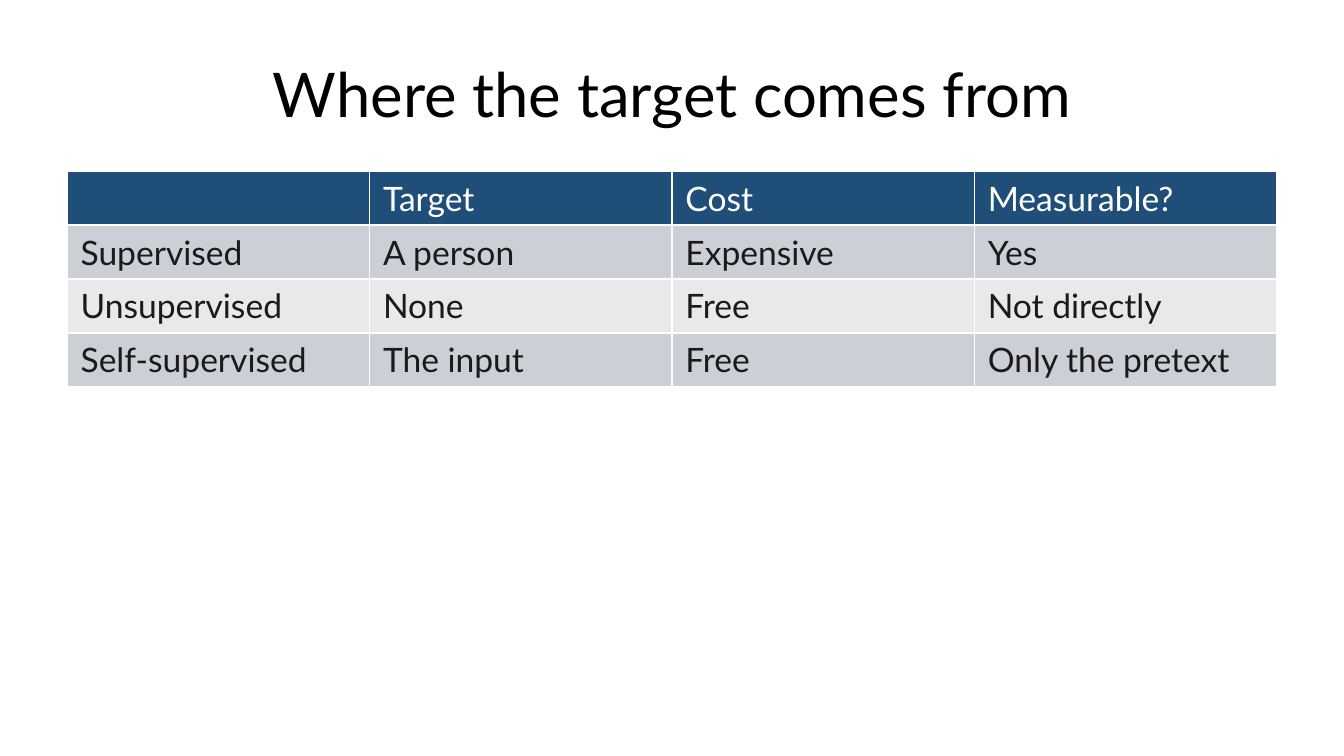
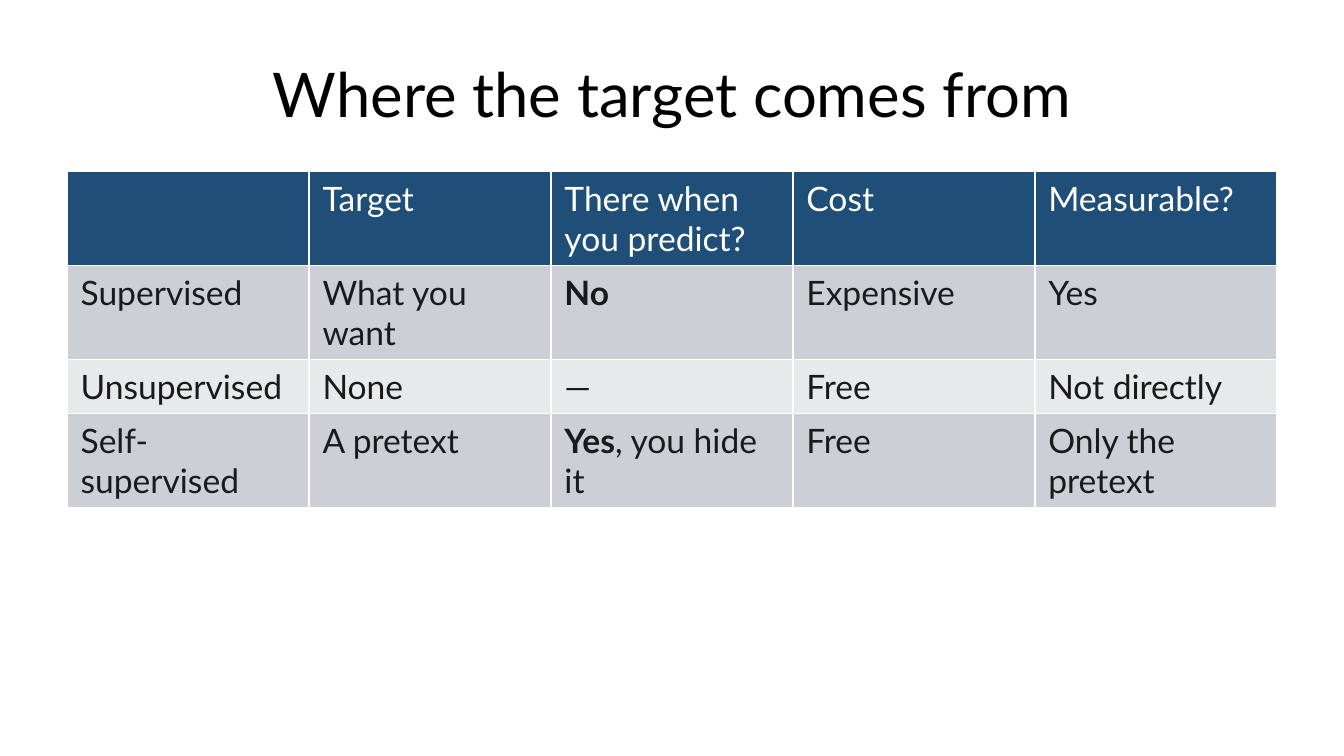
Before and after one commit to fabioantonini/technologies-for-artificial-intelligence, a slide deck: slide 37 of Lessons/01_introduction_and_workflow/Slides/introduction_and_workflow_slides.pptx. Drawn at 1344x756 pixels with LibreOffice and Linux fonts; fonts in the diff are those of the drawing; background and template pictures are left out. Boxes give left, top, right and bottom in pixels: in the first picture for what was removed or moved away, otherwise in the second. Text is boxed around its words. In the diff, an @@ line names an element or a change of style, - is before the commit and + after.

```diff
--- a/Lessons/01_introduction_and_workflow/Slides/introduction_and_workflow_slides.pptx
+++ b/Lessons/01_introduction_and_workflow/Slides/introduction_and_workflow_slides.pptx
@@ table at (x1=67, y1=172, x2=1277, y2=671) @@
-column 2: Target | A person | None | The input
+column 2: Target | What you want | None | A pretext
+column 3: There when you predict? | No | — | Yes, you hide it
```
Also in this commit, not shown: 1 other slide changed, 5 other files.
